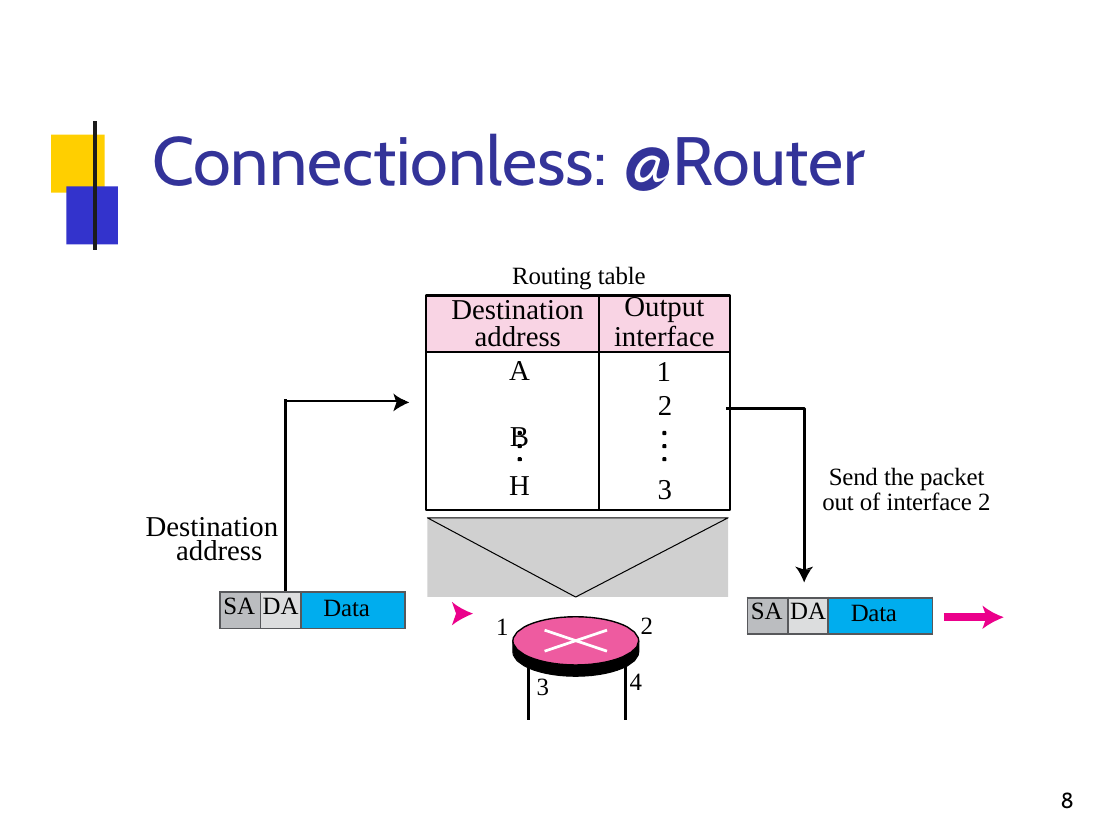
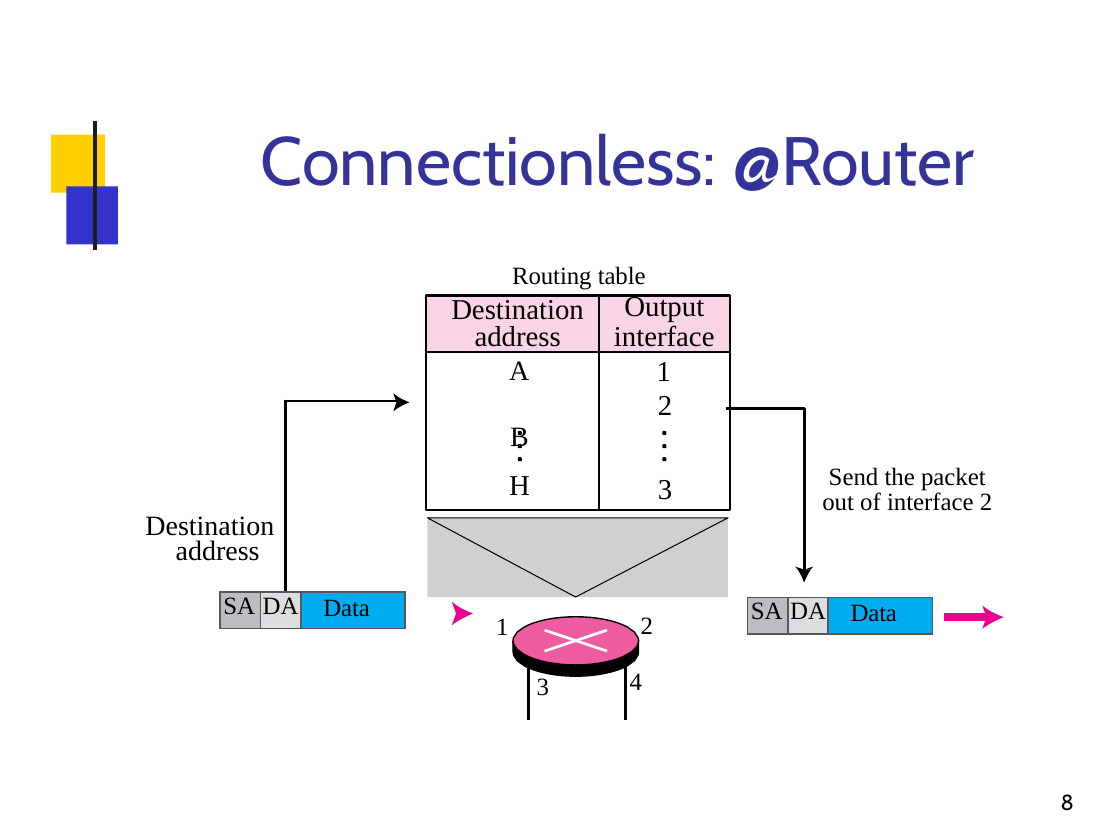
Before and after one commit to Al0nesauurs/etc, a slide deck: slide 8 of networkStudy/2015-02-204421-ipv4-parti.pptx. Drawn at 1120x840 pixels with LibreOffice and Linux fonts; fonts in the diff are those of the drawing; grey boxes stand for pictures; background and template pictures are left out. Boxes give left, top, right and bottom in pixels: in the first picture for what was removed or moved away, otherwise in the second. Text is boxed around its words. In the diff, an @@ line names an element or a change of style, - is before the commit and + after.

```diff
--- a/networkStudy/2015-02-204421-ipv4-parti.pptx
+++ b/networkStudy/2015-02-204421-ipv4-parti.pptx
@@ title "Connectionless: @Router" at <box>261,133,974,191</box>: alignment left to centre @@
@@ text "A B" at <box>509,361,529,448</box>: size 18.5 to 18 pt, letter spacing 0.1 to 0 pt; line spacing 21.3pt to 21.2pt @@
@@ table: place and size @@
-table at <box>220,401,404,632</box>
+table at <box>220,401,404,628</box>
@@ text "Send the packet out of ..." at <box>822,467,992,511</box>: letter spacing -0.1 to 0 pt @@
@@ text "Destination address" at <box>145,516,274,561</box>: size 18.5 to 18 pt; letter spacing 0.1 to 0 pt in "Destination" @@
@@ page number at <box>1061,794,1074,811</box>: line spacing 15.4pt to 15.5pt @@
```
Also in this commit, not shown: 42 other slides changed, 1 other file.
